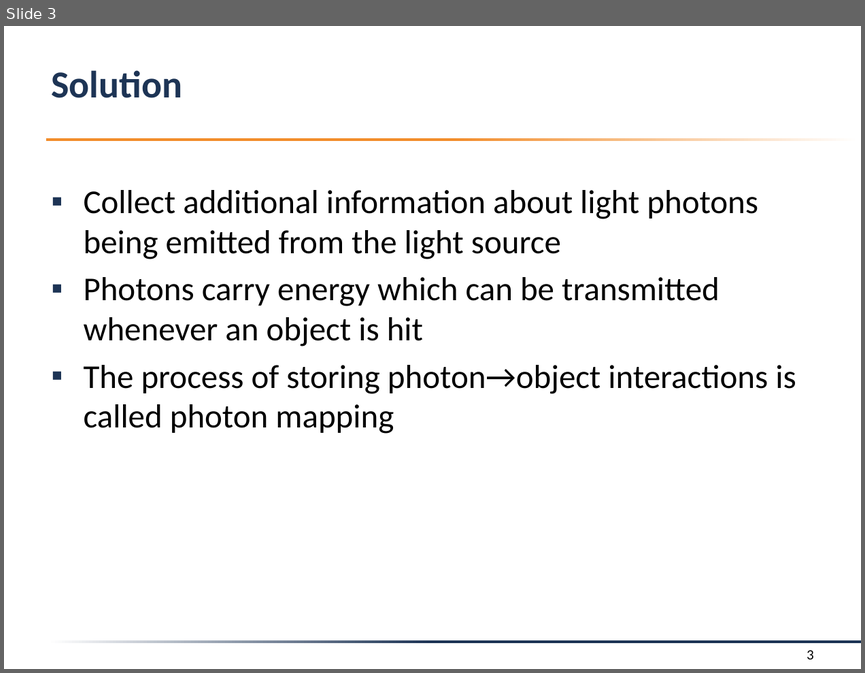
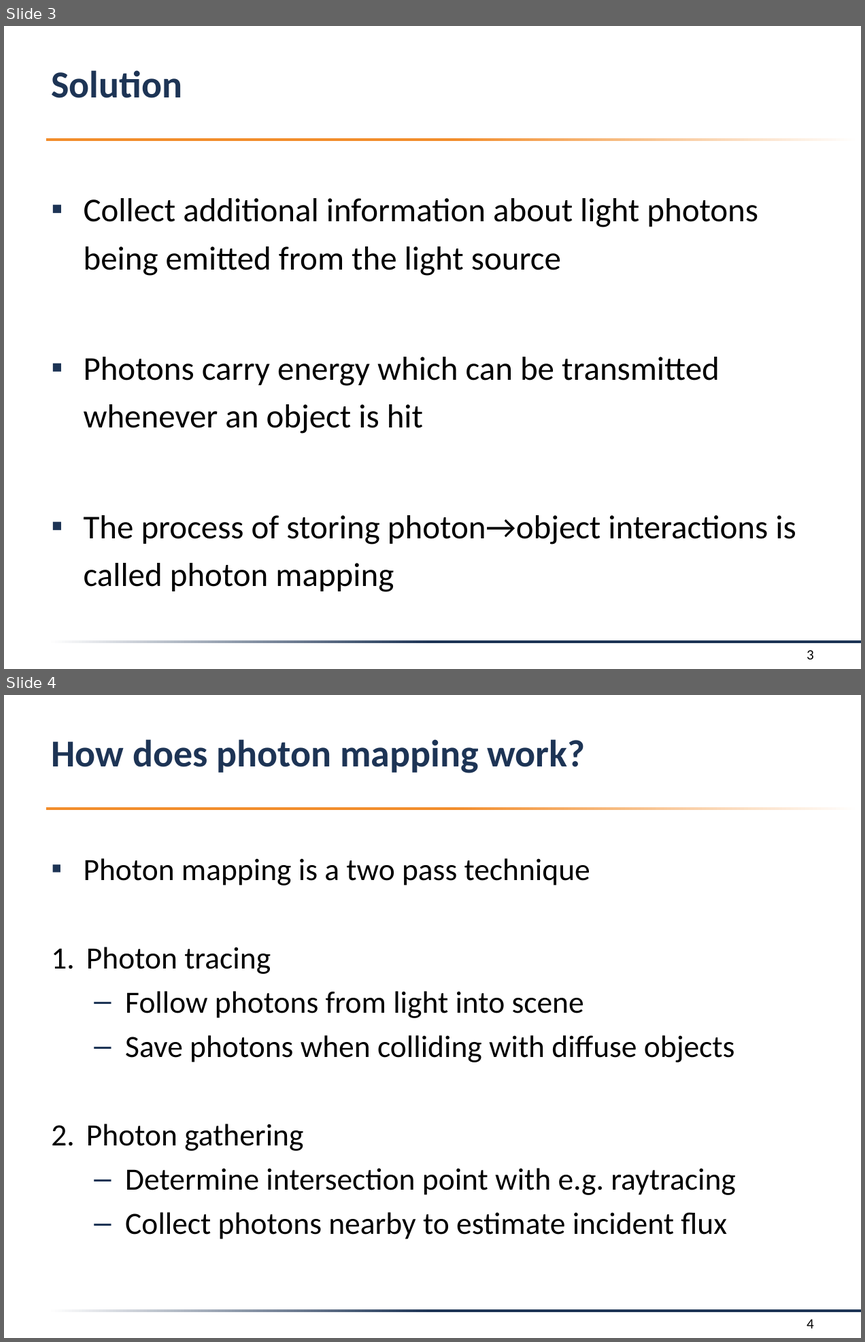
Before and after one commit to f-tischler/FortgeschritteneComputergrafik, a slide deck: Präsentation/presentation.pptx. Shown one above the other, each under a label of ours: slide 3 before the commit, slides 3 and 4 after it. The pictures are 865x673 and 865x1342 pixels, drawn with LibreOffice and Linux fonts; fonts in the diff are those of the drawing; background and template pictures are left out. Boxes give left, top, right and bottom in pixels: in the first picture for what was removed or moved away, otherwise in the second. Text is boxed around its words. In the diff, an @@ line names an element or a change of style, - is before the commit and + after.

```diff
--- a/Präsentation/presentation.pptx
+++ b/Präsentation/presentation.pptx
@@ slide 4 added at box(4, 695, 861, 1338), background #FFFFFF; not listed: 2 template elements that a slide beside it also shows @@
@@ title added at box(51, 739, 585, 773), 32 pt, text #1D3455, bold @@
+How does photon mapping work?
@@ text added at box(84, 858, 736, 1239), 26 pt, text #000000 @@
+▪ Photon mapping is a two pass technique
+1. Photon tracing
+  – Follow photons from light into scene
+  – Save photons when colliding with diffuse objects
+2. Photon gathering
+  – Determine intersection point with e.g. raytracing
+  – Collect photons nearby to estimate incident flux
@@ page number added at box(806, 1319, 814, 1328), 12 pt, text #000000 @@
+4
@@ slide 3 changed as well @@
@@ text "Collect additional information about light ..." at box(84, 198, 796, 592): line spacing 1 to 1.2 @@
```
Also in this commit, not shown: 12 other slides changed, 1 other slide added, 5 slides removed, 4 other files.
